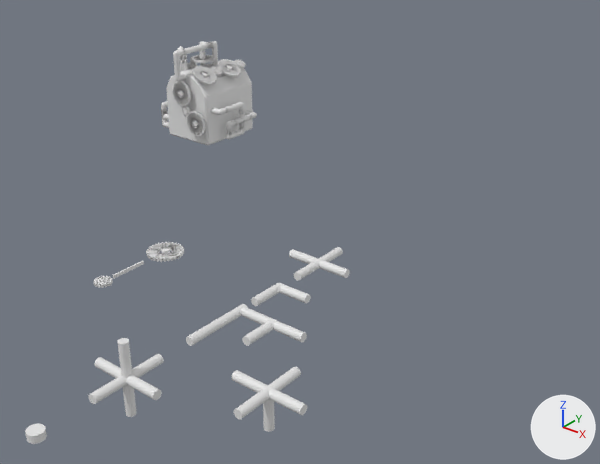
What one commit did to the Blender file treasure_cheast_sonny_donaldson_01.blend.
The view is the same before and after, from a 50 mm lens placed at (12.8, -27.2, 11.2), pointed at (-2.7, -7.9, -0.7). The lights are fixed; the arrows at lower right show +X, +Y and +Z. The older version comes first.

The scene before the commit, as lines of its bpy script (objects in view):
```python
me_cube_003 = bpy.data.meshes.new('Cube.003')
me_cube_003.from_pydata(...)  # 8167 vertices, 6988 faces, 1 loose edge; spans x -1.76..1.85, y -1.78..1.76, z -0.73..0.95
me_cube_004 = bpy.data.meshes.new('Cube.004')
me_cube_004.from_pydata(...)  # 6828 vertices, 4777 faces; spans x -1.3..1.27, y -1.9..1.83, z -1.09..1.47
me_cylinder_031 = bpy.data.meshes.new('Cylinder.031')
me_cylinder_031.from_pydata(...)  # a 32-sided cylinder along z spanning x -1.0..1.0, y -1.0..1.0, z -1.0..1.0; a 32-sided cylinder along x spanning x -8.0..8.0, y -1.0..1.0, z -0.1..0.1
ob_bottom_of_chest = bpy.data.objects.new('bottom of chest ', me_cube_003)
ob_bottom_of_chest.location = (-13.1, -1.37, -0.52)
ob_cylinder_020 = bpy.data.objects.new('Cylinder.020', me_cylinder_031)
ob_cylinder_020.location = (0.0, -10.38, 0.0)
ob_cylinder_020.rotation_euler = (1.571, 0.0, 1.571)  # degrees (90, 0, 90)
ob_cylinder_020.scale = (0.125, 0.125, 1.0)
ob_lid = bpy.data.objects.new('lid', me_cube_004)
ob_lid.location = (-13.01, -1.5, 1.36)
# also in view: 'Cylinder.021' at (0.0, -17.5, 0.0); 'Cylinder.019' at (2.8, -15.9, -0.4); 'Cube.004' at (-4.0, -12.6, 0.0); 'Cylinder.016' at (0.0, -14.6, 0.0); 'Cylinder.024' at (1.1, -14.1, 0.0)
```
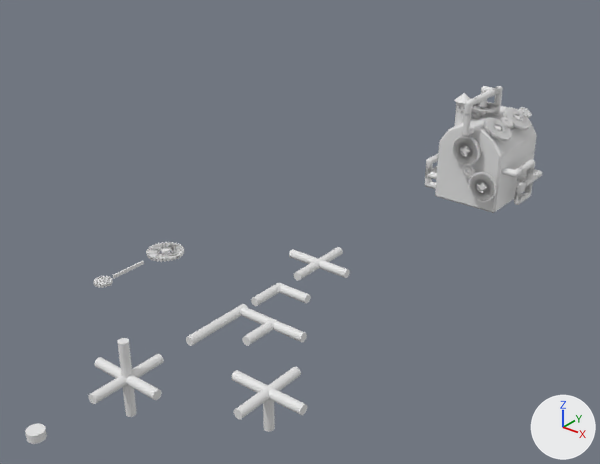
Where the change shows, as pixel boxes (x1, y1, x2, y2) in the pictures (600 x 464 px):
'lid', moved
    before: (166, 41, 252, 112)
    after: (438, 86, 537, 174)
'bottom of chest ', moved
    before: (161, 98, 257, 146)
    after: (425, 149, 542, 213)

Diff of the bpy script that builds the scene:
```diff
--- a/treasure_cheast_sonny_donaldson_01.blend.py
+++ b/treasure_cheast_sonny_donaldson_01.blend.py
@@ ob_bottom_of_chest @@
 ob_bottom_of_chest = bpy.data.objects.new('bottom of chest ', me_cube_003)
-ob_bottom_of_chest.location = (-13.1, -1.37, -0.52)
+ob_bottom_of_chest.location = (-0.07, -0.03, -0.52)
@@ ob_lid @@
 ob_lid = bpy.data.objects.new('lid', me_cube_004)
-ob_lid.location = (-13.01, -1.5, 1.36)
+ob_lid.location = (0.02, -0.16, 1.36)
```
